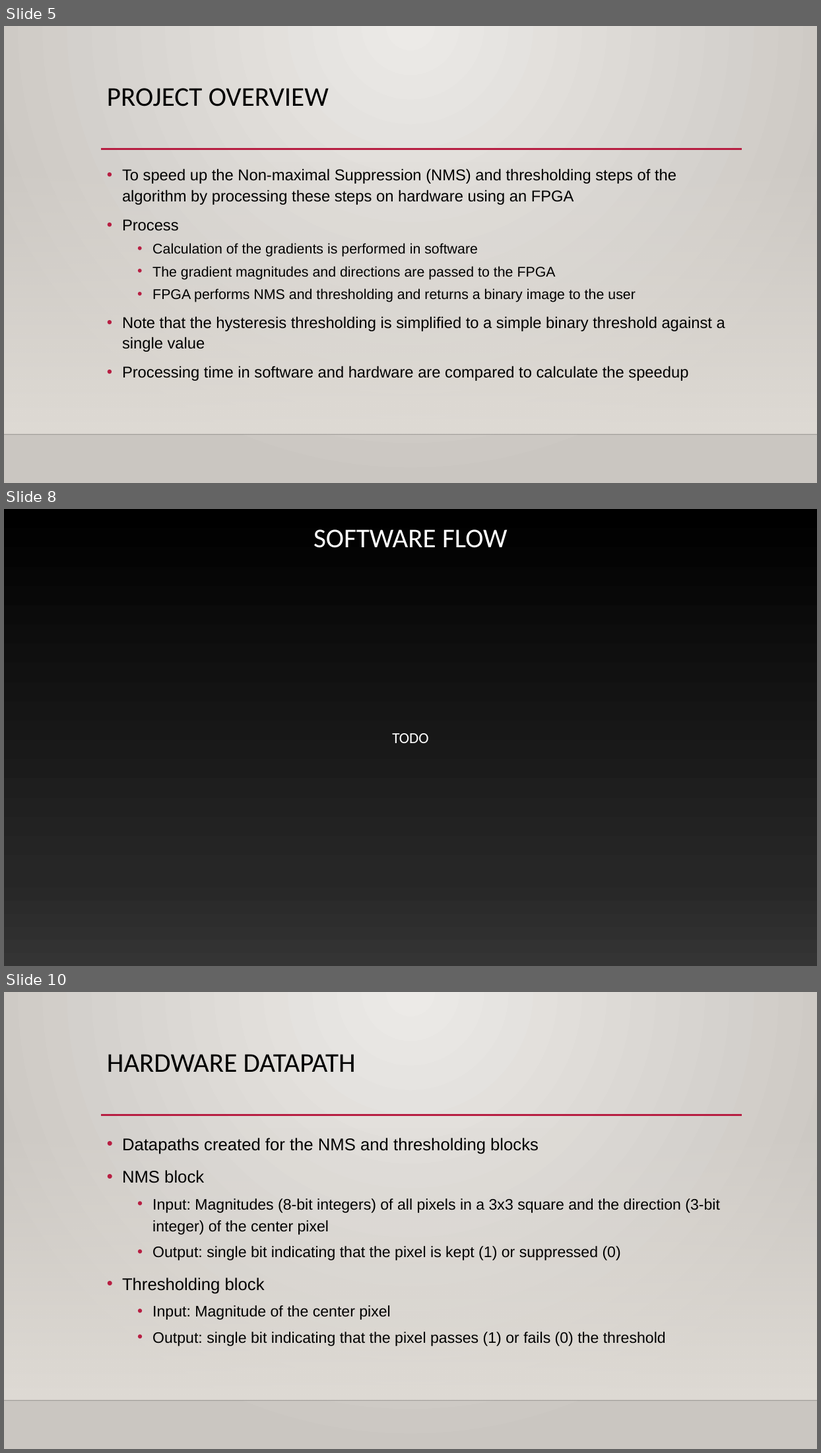
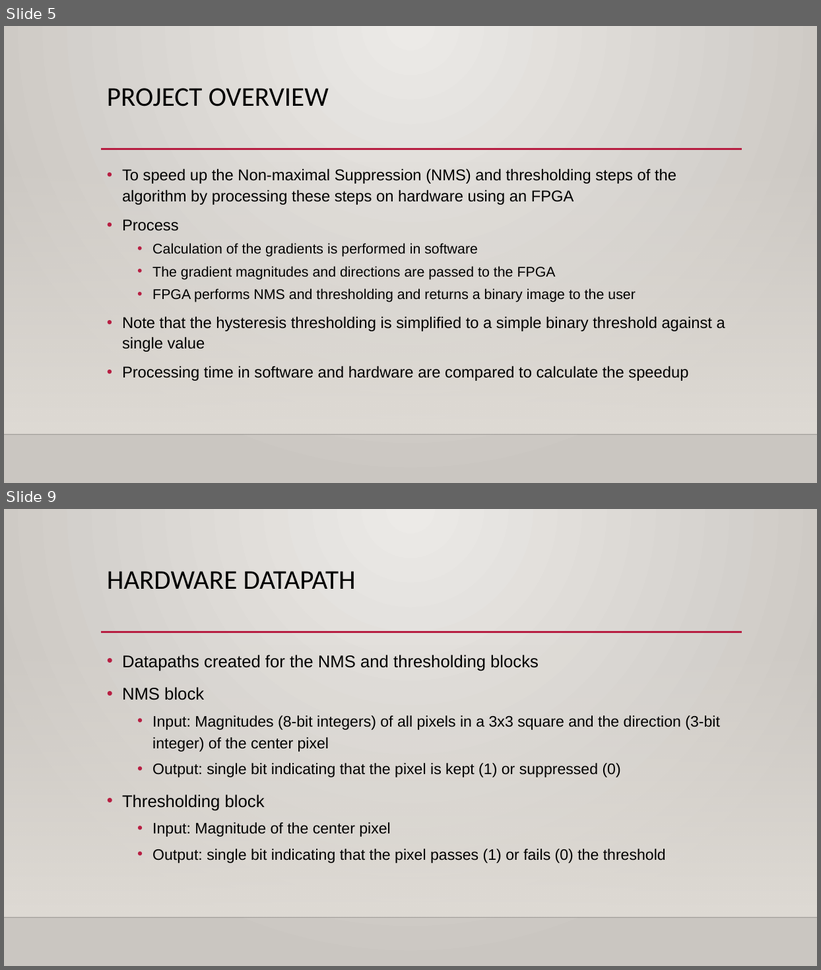
Before and after one commit to Maximus32/Reconfig-Canny, a slide deck: Deliverables/Canny edge detection – fpga speedup.pptx. Shown one above the other, each under a label of ours: slides 5, 8 and 10 before the commit, slides 5 and 9 after it; the slides between them are not shown. The pictures are 821x1453 and 821x970 pixels, drawn with LibreOffice and Linux fonts; fonts in the diff are those of the drawing; background and template pictures are left out. Boxes give left, top, right and bottom in pixels: in the first picture for what was removed or moved away, otherwise in the second. Text is boxed around its words. In the diff, an @@ line names an element or a change of style, - is before the commit and + after.

```diff
--- a/Deliverables/Canny edge detection – fpga speedup.pptx
+++ b/Deliverables/Canny edge detection – fpga speedup.pptx
@@ slide 8 removed at (x1=4, y1=509, x2=817, y2=966), background gradient #000000 to #262626 to #343434 @@
@@ title removed at (x1=314, y1=529, x2=508, y2=548) @@
-SOFTWARE FLOW
@@ text removed at (x1=392, y1=733, x2=428, y2=743) @@
-TODO
@@ what was slide 10 is now slide 9 @@
```
Also in this commit, not shown: 4 slides changed, 1 slide added, 2 other slides removed.
